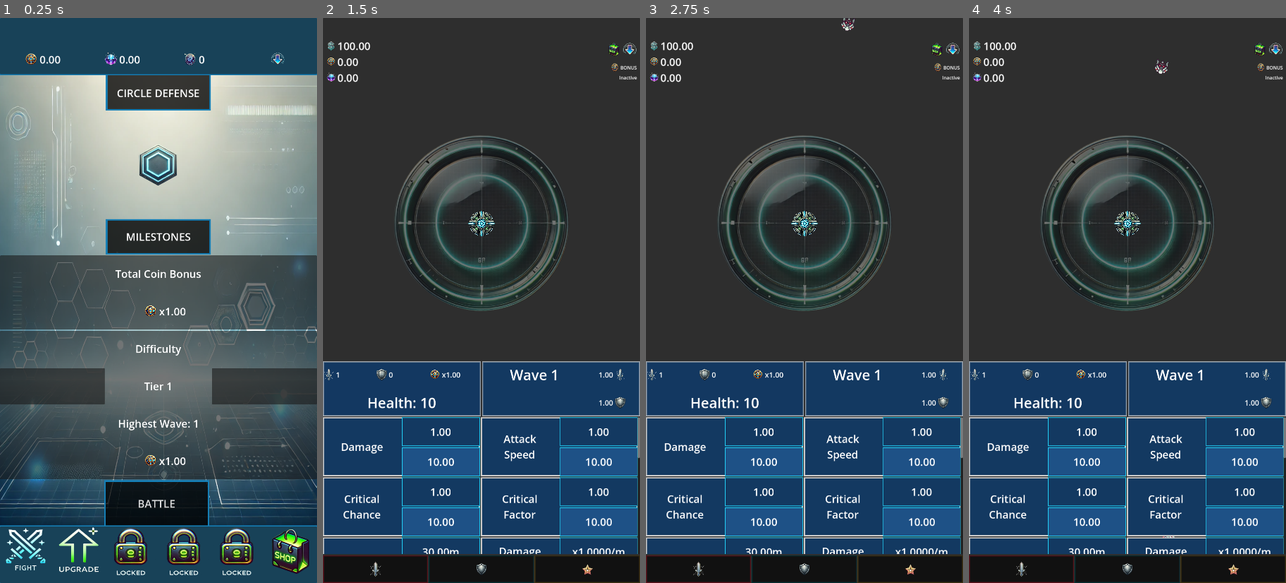
Above: before the commit, frames 1-4 (left to right).
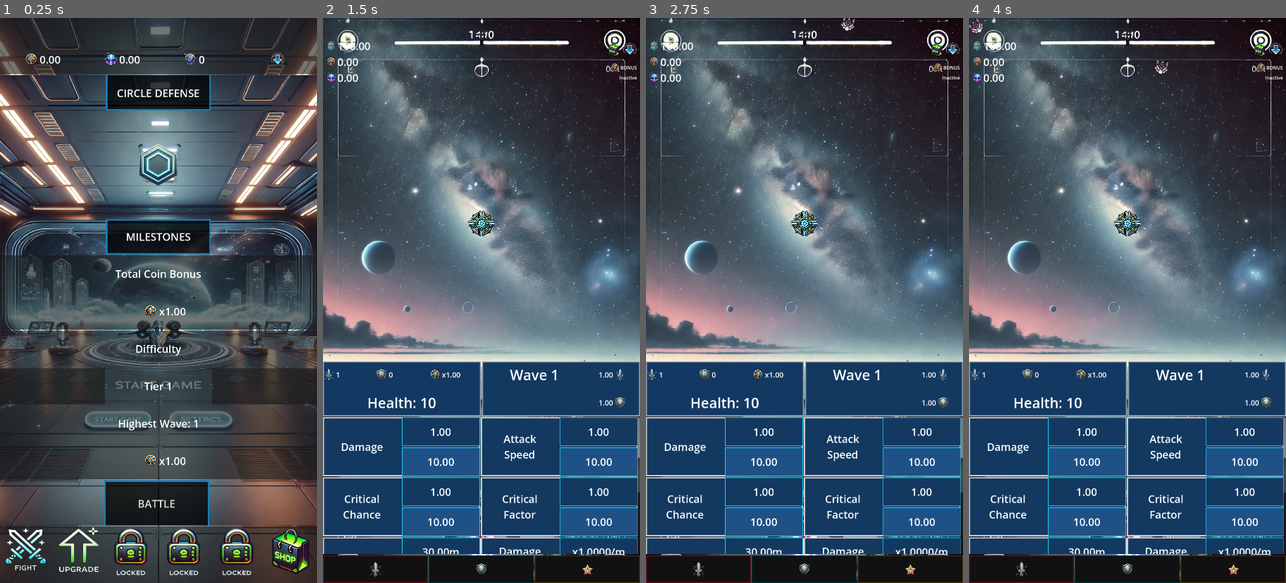
Above: after the commit, the same moments.

Repository: ascyrax/circle-defence
Game: Godot game, scene res://main.tscn
Same seed, same stepped clock (60 frames per second), same inputs: the game is played once before the commit and once after it.
Inputs (mouse positions are in pixels of both pictures, inside the frame that each line leads up to):
- Up to frame 1 (0.25 s): no input
- Up to frame 2 (1.5 s): click "BATTLE" at 0.5 s; tap Enter at 1.25 s; move the mouse to (551, 272) at 1.27 s; click (551, 272) at 1.42 s
- Up to frame 3 (2.75 s): tap Space at 2 s; move the mouse to (741, 328) at 2.02 s; click (741, 328) at 2.17 s
- Up to frame 4 (4 s): move the mouse to (1159, 176) at 2.77 s; click (1159, 176) at 2.92 s; move the mouse to (1111, 413) at 3.52 s; click (1111, 413) at 3.67 s

The runs differ from the first frame. In frame 1, 71% of the frame differs, in the area x 0-100%, y 0-100%; in frame 2, 44%; in frame 3, 44%; in frame 4, 44%.

Commit message:
refactor + art change + game_over scene

Diff:
--- a/attack_upgrades.gd
+++ b/attack_upgrades.gd
@@ -46,7 +46,7 @@
 	if(event is InputEventScreenTouch):
 		if(event.pressed):
 			if(GlobalData.get_cash_value() >= GlobalData.get_damage_upgrade_cost()):
-				GlobalData.update_damage(0.5)
+				GlobalData.update_damage(0.25)
 				GlobalData.update_cash_value(-GlobalData.get_damage_upgrade_cost())
 				GlobalData.update_damage_upgrade_cost(10.0)
 	#if(event is InputEventMouseButton or event is InputEventScreenTouch):
--- a/gamePlay.gd
+++ b/gamePlay.gd
@@ -1,19 +1,20 @@
 extends Control
 
 var _mainScene = load("res://main.tscn") as PackedScene
-var enemyScene = load("res://enemy.tscn") as PackedScene
-var shooterScene = load("res://shooter.tscn") as PackedScene
-var attackUpgradeScene = load("res://attack_upgrades.tscn") as PackedScene
-var defenseUpgradeScene = load("res://defense_upgrades.tscn") as PackedScene
-var utilityUpgradeScene = load("res://utility_upgrades.tscn") as PackedScene
-var enemySpawnInterval: float = GlobalData.get_enemy_spawn_interval()
-var shooterGlobalPosition
-var shooterSpriteSize = Vector2(0.0, 0.0)
+var _enemyScene = load("res://enemy.tscn") as PackedScene
+var _shooterScene = load("res://shooter.tscn") as PackedScene
+var _attackUpgradeScene = load("res://attack_upgrades.tscn") as PackedScene
+var _defenseUpgradeScene = load("res://defense_upgrades.tscn") as PackedScene
+var _utilityUpgradeScene = load("res://utility_upgrades.tscn") as PackedScene
+var _gameOverScene = load("res://game_over.tscn") as PackedScene
+var _enemySpawnInterval: float = GlobalData.get_enemy_spawn_interval()
+var _shooterGlobalPosition
+var _shooterSpriteSize = Vector2(0.0, 0.0)
 #var _temp = _update_shooter_data()
 #var _temp2 = _update_resources()
 #var _temp3 = _update_wave_data()
 #var _waveNumber:int = 1
-var enemySpawnTimer : Timer
+var _enemySpawnTimer : Timer
 
 
 func _ready() -> void:
@@ -38,22 +39,22 @@
 	GlobalData.wave_enemies_killed.connect(_resume_enemy_spawn)
 	GlobalData.wave_changed.connect(_update_wave_data)
 
-	GlobalData.game_over.connect(_load_main_scene, 0.0)
+	GlobalData.game_over.connect(_load_game_over_scene, 0.0)
 
 func _process(delta: float) -> void:
 	pass
 
 func _pause_enemy_spawn(val: int):
-	enemySpawnTimer.stop()
+	_enemySpawnTimer.stop()
 	GlobalData.set_wave_enemies_spawned(0)
 
 func _resume_enemy_spawn(val:int):
-	enemySpawnTimer.start()
+	_enemySpawnTimer.start()
 	GlobalData.update_wave_number(+1)
 	GlobalData.set_wave_enemies_killed(0)
 
-func _load_main_scene(value: float):
-	get_tree().change_scene_to_packed(_mainScene)
+func _load_game_over_scene(value: float):
+	get_tree().change_scene_to_packed(_gameOverScene)
 
 func _update_shooter_data(value: float):
 	var _health = GlobalData.get_health()
@@ -86,21 +87,21 @@
 
 
 func _spawn_shooter():
-	var shooterInstance = shooterScene.instantiate() as Node2D
+	var shooterInstance = _shooterScene.instantiate() as Node2D
 	var shooterContainer = $"Panel/VBoxContainer/GamePlayNode" as Control
 	shooterContainer.add_child(shooterInstance)
 	var shooter = $"Panel/VBoxContainer/GamePlayNode/Shooter" as Node2D
 	var width = shooterContainer.size[0]
 	var height = shooterContainer.size[1]
 	shooter.position = Vector2(width/2.0,height/2.0)
-	shooterGlobalPosition = shooter.global_position
+	_shooterGlobalPosition = shooter.global_position
 
 	# adjust shooter sprite size
 	var shooterSprite = $"Panel/VBoxContainer/GamePlayNode/Shooter/Shooter/Sprite2D" as Sprite2D
 	# shooterSprite has a width = height = around 500px
 	# we want it to be 100px wide
 	shooterSprite.scale = Vector2(0.2, 0.2)
-	shooterSpriteSize = shooterSprite.texture.get_size() * shooterSprite.scale
+	_shooterSpriteSize = shooterSprite.texture.get_size() * shooterSprite.scale
 
 func _set_shooter_range_scale():
 	var shooterRange = $"Panel/VBoxContainer/GamePlayNode/Shooter/Range/CollisionShape2D".shape as CircleShape2D
@@ -110,16 +111,16 @@
 	rangeSprite.scale = Vector2(correctScaleX, correctScaleY)
 
 func spawn_enemies():
-	enemySpawnTimer = Timer.new()
-	add_child(enemySpawnTimer)
-	enemySpawnTimer.wait_time = enemySpawnInterval
-	enemySpawnTimer.one_shot= false
-	enemySpawnTimer.connect("timeout", _spawn_enemy)
-	enemySpawnTimer.start()
+	_enemySpawnTimer = Timer.new()
+	add_child(_enemySpawnTimer)
+	_enemySpawnTimer.wait_time = _enemySpawnInterval
+	_enemySpawnTimer.one_shot= false
+	_enemySpawnTimer.connect("timeout", _spawn_enemy)
+	_enemySpawnTimer.start()
 
 func _spawn_enemy():
 	GlobalData.update_wave_enemies_spawned(+1.0)
-	var newEnemy = enemyScene.instantiate() as Node2D
+	var newEnemy = _enemyScene.instantiate() as Node2D
 
 	var enemyContainer = $"Panel/VBoxContainer/EnemySpawner" as Node2D
 	enemyContainer.add_child(newEnemy)
@@ -147,9 +148,9 @@
 
 	 # Set the direction toward the centreShooterSprite2D
 	if newEnemy.has_method("set_direction"):
-		var direction = (shooterGlobalPosition - newEnemy.position).normalized()
-		newEnemy.set_direction(direction, shooterGlobalPosition)
-		newEnemy.set_collision_from_shooter(shooterSpriteSize)
+		var direction = (_shooterGlobalPosition - newEnemy.position).normalized()
+		newEnemy.set_direction(direction, _shooterGlobalPosition)
+		newEnemy.set_collision_from_shooter(_shooterSpriteSize)
 		newEnemy.set_enemy_rotation()
 
 func _update_resources():
@@ -170,19 +171,19 @@
 	gemValue.text = str("%.2f" % value)
 
 func _render_attack_upgrades():
-	var attackUpgradeInstance = attackUpgradeScene.instantiate() as Control
+	var attackUpgradeInstance = _attackUpgradeScene.instantiate() as Control
 	var upgradesContainer = $"Panel/VBoxContainer/Upgrades" as Control
 	upgradesContainer.add_child(attackUpgradeInstance)
 	attackUpgradeInstance.set_anchors_preset(Control.PRESET_VCENTER_WIDE)
 
 func _render_defense_upgrades():
-	var defenseUpgradeInstance = defenseUpgradeScene.instantiate() as Control
+	var defenseUpgradeInstance = _defenseUpgradeScene.instantiate() as Control
 	var upgradesContainer = $"Panel/VBoxContainer/Upgrades" as Control
 	upgradesContainer.add_child(defenseUpgradeInstance)
 	defenseUpgradeInstance.set_anchors_preset(Control.PRESET_VCENTER_WIDE)
 
 func _render_utility_upgrades():
-	var utilityUpgradeInstance = utilityUpgradeScene.instantiate() as Control
+	var utilityUpgradeInstance = _utilityUpgradeScene.instantiate() as Control
 	var upgradesContainer = $"Panel/VBoxContainer/Upgrades" as Control
 	upgradesContainer.add_child(utilityUpgradeInstance)
 	utilityUpgradeInstance.set_anchors_preset(Control.PRESET_VCENTER_WIDE)
--- a/gamePlay.tscn
+++ b/gamePlay.tscn
@@ -1,6 +1,7 @@
-[gd_scene load_steps=16 format=3 uid="uid://ge7iiw6belxm"]
+[gd_scene load_steps=18 format=3 uid="uid://ge7iiw6belxm"]
 
 [ext_resource type="Script" path="res://gamePlay.gd" id="1_v3qar"]
+[ext_resource type="Texture2D" uid="uid://dyqekmlg5bm0c" path="res://art/gamePlayPage/gamePlay2.webp" id="2_3ka0p"]
 [ext_resource type="Texture2D" uid="uid://bf3bmtbitcmnt" path="res://art/dollarNoBg.png" id="2_6lctv"]
 [ext_resource type="Texture2D" uid="uid://cd5bmn2s013cr" path="res://art/coinNoBg.png" id="3_fiwqa"]
 [ext_resource type="Texture2D" uid="uid://ddtkfpdvmx0q" path="res://art/gemNoBg.png" id="4_lo21e"]
@@ -11,6 +12,9 @@
 [ext_resource type="AudioStream" uid="uid://8n6oh3ovg2th" path="res://music/abyss.mp3" id="10_q5q26"]
 [ext_resource type="Texture2D" uid="uid://dntv0ifkwehxi" path="res://art/menuIcons/specialNoBg.png" id="11_m7p7c"]
 
+[sub_resource type="StyleBoxTexture" id="StyleBoxTexture_r8b21"]
+texture = ExtResource("2_3ka0p")
+
 [sub_resource type="StyleBoxFlat" id="StyleBoxFlat_f4xab"]
 bg_color = Color(0.0749501, 0.221667, 0.379421, 1)
 border_width_left = 5
@@ -70,6 +74,7 @@
 anchor_bottom = 1.0
 grow_horizontal = 2
 grow_vertical = 2
+theme_override_styles/panel = SubResource("StyleBoxTexture_r8b21")
 
 [node name="VBoxContainer" type="VBoxContainer" parent="Panel"]
 layout_mode = 1
--- /dev/null
+++ b/game_over.tscn
@@ -0,0 +1,237 @@
+[gd_scene load_steps=4 format=3 uid="uid://kp11noae6q73"]
+
+[ext_resource type="Texture2D" uid="uid://bf3bmtbitcmnt" path="res://art/dollarNoBg.png" id="1_ogoo6"]
+[ext_resource type="Texture2D" uid="uid://cd5bmn2s013cr" path="res://art/coinNoBg.png" id="2_2acl3"]
+
+[sub_resource type="StyleBoxTexture" id="StyleBoxTexture_ni32s"]
+
+[node name="GameOver" type="Control"]
+layout_mode = 3
+anchors_preset = 15
+anchor_right = 1.0
+anchor_bottom = 1.0
+grow_horizontal = 2
+grow_vertical = 2
+
+[node name="VBoxContainer" type="VBoxContainer" parent="."]
+z_index = 1
+layout_mode = 1
+anchors_preset = 15
+anchor_right = 1.0
+anchor_bottom = 1.0
+grow_horizontal = 2
+grow_vertical = 2
+
+[node name="GameStats" type="Label" parent="VBoxContainer"]
+layout_mode = 2
+size_flags_vertical = 3
+theme_override_font_sizes/font_size = 80
+text = "Game Stats
+"
+horizontal_alignment = 1
+vertical_alignment = 1
+
+[node name="Difficulty" type="Label" parent="VBoxContainer"]
+layout_mode = 2
+size_flags_vertical = 3
+theme_override_font_sizes/font_size = 64
+text = "Tier 1"
+horizontal_alignment = 1
+vertical_alignment = 1
+
+[node name="Wave" type="Label" parent="VBoxContainer"]
+layout_mode = 2
+size_flags_vertical = 3
+theme_override_font_sizes/font_size = 60
+text = "Wave 1"
+horizontal_alignment = 1
+vertical_alignment = 1
+
+[node name="HighestWave" type="Label" parent="VBoxContainer"]
+layout_mode = 2
+size_flags_vertical = 3
+theme_override_font_sizes/font_size = 60
+text = "Highest Wave: 3"
+horizontal_alignment = 1
+vertical_alignment = 1
+
+[node name="HBoxContainer" type="HBoxContainer" parent="VBoxContainer"]
+layout_mode = 2
+size_flags_vertical = 3
+
+[node name="VBoxContainer" type="VBoxContainer" parent="VBoxContainer/HBoxContainer"]
+layout_mode = 2
+size_flags_horizontal = 3
+
+[node name="Label" type="Label" parent="VBoxContainer/HBoxContainer/VBoxContainer"]
+layout_mode = 2
+size_flags_vertical = 3
+theme_override_font_sizes/font_size = 48
+text = "cash
+Earned"
+horizontal_alignment = 1
+vertical_alignment = 1
+
+[node name="Cash" type="HBoxContainer" parent="VBoxContainer/HBoxContainer/VBoxContainer"]
+layout_mode = 2
+size_flags_vertical = 3
+
+[node name="CashIcon" type="TextureRect" parent="VBoxContainer/HBoxContainer/VBoxContainer/Cash"]
+custom_minimum_size = Vector2(100, 100)
+layout_mode = 2
+size_flags_horizontal = 10
+size_flags_vertical = 4
+texture = ExtResource("1_ogoo6")
+expand_mode = 1
+
+[node name="CashValue" type="Label" parent="VBoxContainer/HBoxContainer/VBoxContainer/Cash"]
+layout_mode = 2
+size_flags_horizontal = 3
+size_flags_vertical = 1
+theme_override_font_sizes/font_size = 60
+text = "80"
+horizontal_alignment = 1
+vertical_alignment = 1
+
+[node name="VBoxContainer4" type="VBoxContainer" parent="VBoxContainer/HBoxContainer"]
+layout_mode = 2
+
+[node name="Label" type="Label" parent="VBoxContainer/HBoxContainer/VBoxContainer4"]
+layout_mode = 2
+size_flags_vertical = 3
+
+[node name="Equals" type="Label" parent="VBoxContainer/HBoxContainer/VBoxContainer4"]
+layout_mode = 2
+size_flags_horizontal = 3
+size_flags_vertical = 3
+theme_override_font_sizes/font_size = 64
+text = "="
+horizontal_alignment = 1
+vertical_alignment = 1
+
+[node name="VBoxContainer2" type="VBoxContainer" parent="VBoxContainer/HBoxContainer"]
+layout_mode = 2
+size_flags_horizontal = 3
+
+[node name="Label" type="Label" parent="VBoxContainer/HBoxContainer/VBoxContainer2"]
+layout_mode = 2
+size_flags_vertical = 3
+theme_override_font_sizes/font_size = 48
+text = "Coins
+Earned"
+horizontal_alignment = 1
+vertical_alignment = 1
+
+[node name="Coin" type="HBoxContainer" parent="VBoxContainer/HBoxContainer/VBoxContainer2"]
+layout_mode = 2
+size_flags_vertical = 3
+
+[node name="CoinIcon" type="TextureRect" parent="VBoxContainer/HBoxContainer/VBoxContainer2/Coin"]
+custom_minimum_size = Vector2(100, 100)
+layout_mode = 2
+size_flags_horizontal = 10
+size_flags_vertical = 4
+texture = ExtResource("2_2acl3")
+expand_mode = 1
+
+[node name="CoinValue" type="Label" parent="VBoxContainer/HBoxContainer/VBoxContainer2/Coin"]
+layout_mode = 2
+size_flags_horizontal = 3
+size_flags_vertical = 1
+theme_override_font_sizes/font_size = 60
+text = "0
+"
+horizontal_alignment = 1
+vertical_alignment = 1
+
+[node name="VBoxContainer5" type="VBoxContainer" parent="VBoxContainer/HBoxContainer"]
+layout_mode = 2
+
+[node name="Label" type="Label" parent="VBoxContainer/HBoxContainer/VBoxContainer5"]
+layout_mode = 2
+size_flags_vertical = 3
+
+[node name="Implies" type="Label" parent="VBoxContainer/HBoxContainer/VBoxContainer5"]
+layout_mode = 2
+size_flags_horizontal = 3
+size_flags_vertical = 3
+theme_override_font_sizes/font_size = 64
+text = "= >"
+horizontal_alignment = 1
+vertical_alignment = 1
+
+[node name="VBoxContainer3" type="VBoxContainer" parent="VBoxContainer/HBoxContainer"]
+layout_mode = 2
+size_flags_horizontal = 3
+
+[node name="Label" type="Label" parent="VBoxContainer/HBoxContainer/VBoxContainer3"]
+layout_mode = 2
+size_flags_vertical = 3
+theme_override_font_sizes/font_size = 48
+text = "Total
+Coins"
+horizontal_alignment = 1
+vertical_alignment = 1
+
+[node name="Coin" type="HBoxContainer" parent="VBoxContainer/HBoxContainer/VBoxContainer3"]
+layout_mode = 2
+size_flags_vertical = 3
+
+[node name="CoinIcon" type="TextureRect" parent="VBoxContainer/HBoxContainer/VBoxContainer3/Coin"]
+custom_minimum_size = Vector2(100, 100)
+layout_mode = 2
+size_flags_horizontal = 10
+size_flags_vertical = 4
+texture = ExtResource("2_2acl3")
+expand_mode = 1
+
+[node name="CoinValue" type="Label" parent="VBoxContainer/HBoxContainer/VBoxContainer3/Coin"]
+layout_mode = 2
+size_flags_horizontal = 3
+size_flags_vertical = 1
+theme_override_font_sizes/font_size = 60
+text = "0
+"
+horizontal_alignment = 1
+vertical_alignment = 1
+
+[node name="NavButtons" type="HBoxContainer" parent="VBoxContainer"]
+layout_mode = 2
+size_flags_vertical = 3
+
+[node name="MarginContainer" type="MarginContainer" parent="VBoxContainer/NavButtons"]
+layout_mode = 2
+size_flags_horizontal = 3
+theme_override_constants/margin_left = 75
+theme_override_constants/margin_top = 75
+theme_override_constants/margin_right = 75
+theme_override_constants/margin_bottom = 57
+
+[node name="Home" type="Button" parent="VBoxContainer/NavButtons/MarginContainer"]
+layout_mode = 2
+size_flags_horizontal = 3
+theme_override_font_sizes/font_size = 64
+text = "HOME"
+
+[node name="MarginContainer2" type="MarginContainer" parent="VBoxContainer/NavButtons"]
+layout_mode = 2
+size_flags_horizontal = 3
+theme_override_constants/margin_left = 75
+theme_override_constants/margin_top = 75
+theme_override_constants/margin_right = 75
+theme_override_constants/margin_bottom = 57
+
+[node name="Retry" type="Button" parent="VBoxContainer/NavButtons/MarginContainer2"]
+layout_mode = 2
+size_flags_horizontal = 3
+theme_override_font_sizes/font_size = 64
+text = "RETRY"
+
+[node name="Panel" type="Panel" parent="."]
+layout_mode = 1
+anchors_preset = 15
+anchor_right = 1.0
+anchor_bottom = 1.0
+grow_horizontal = 2
+grow_vertical = 2
+theme_override_styles/panel = SubResource("StyleBoxTexture_ni32s")
--- a/global_data.gd
+++ b/global_data.gd
@@ -5,7 +5,7 @@
 const _INITIAL_DAMAGE  = 1.0 # during wave 1 start
 const _INITIAL_ATTACK_SPEED  = 1.0 # during wave 1 start
 const _INITIAL_HEALTH_REGENERATION  = 0.0 # during wave 1 start
-const _BASE_ENEMY_SPAWN_PER_WAVE = 1.0
+const _BASE_ENEMY_SPAWN_PER_WAVE = 10.0
 
 var _waveNumber = 1
 var _totalEnemySpawnsPerWave = _BASE_ENEMY_SPAWN_PER_WAVE
--- a/main.tscn
+++ b/main.tscn
@@ -3,20 +3,20 @@
 [ext_resource type="Script" path="res://main.gd" id="1_6vmq6"]
 [ext_resource type="Texture2D" uid="uid://cd5bmn2s013cr" path="res://art/coinNoBg.png" id="1_kbnls"]
 [ext_resource type="Texture2D" uid="uid://ddtkfpdvmx0q" path="res://art/gemNoBg.png" id="2_20ilc"]
+[ext_resource type="Texture2D" uid="uid://b7rftohn7j1s" path="res://art/homePage/homePage2.webp" id="2_xlq06"]
 [ext_resource type="Texture2D" uid="uid://iswymve6np52" path="res://art/galacticCoinNoBg.png" id="3_ik8ja"]
 [ext_resource type="Texture2D" uid="uid://d2wawuxpe7yre" path="res://art/dropdownNoBg.png" id="4_7hq1x"]
-[ext_resource type="Texture2D" uid="uid://bdl11wlxkjoev" path="res://art/bg3.png" id="5_n48nt"]
 [ext_resource type="Texture2D" uid="uid://b6sf3ma15pflr" path="res://art/hexagonNoBg.png" id="6_yawj3"]
 [ext_resource type="Texture2D" uid="uid://d2t3iqor2c6yo" path="res://art/fightNewNoBg.png" id="7_qu8bv"]
 [ext_resource type="Texture2D" uid="uid://cjxqajaomu8s5" path="res://art/upgradeNewNoBg.png" id="8_blge7"]
 [ext_resource type="Texture2D" uid="uid://qeb6xlpjryvt" path="res://art/lockedNoBg.png" id="8_oc7s4"]
 [ext_resource type="Texture2D" uid="uid://cji3iguujymve" path="res://art/shopNoBg.png" id="9_gbrt5"]
 
-[sub_resource type="StyleBoxFlat" id="StyleBoxFlat_xxojf"]
-bg_color = Color(0.0823529, 0.494118, 0.709804, 1)
+[sub_resource type="StyleBoxTexture" id="StyleBoxTexture_yt2ac"]
+texture = ExtResource("2_xlq06")
 
 [sub_resource type="StyleBoxTexture" id="StyleBoxTexture_jtxea"]
-texture = ExtResource("5_n48nt")
+texture = ExtResource("2_xlq06")
 
 [sub_resource type="StyleBoxFlat" id="StyleBoxFlat_jygg2"]
 content_margin_left = 10.0
@@ -66,7 +66,7 @@
 anchor_bottom = 1.0
 grow_horizontal = 2
 grow_vertical = 2
-theme_override_styles/panel = SubResource("StyleBoxFlat_xxojf")
+theme_override_styles/panel = SubResource("StyleBoxTexture_yt2ac")
 
 [node name="HomeScreen" type="VBoxContainer" parent="Panel"]
 layout_mode = 1
Binary file added: art/gameOver/gameOver1.webp
Not shown, added: art/gameOver/gameOver1.webp.import
Binary file added: art/gameOver/gameOverPortrait.webp
Not shown, added: art/gameOver/gameOverPortrait.webp.import
Binary file added: art/gamePlayPage/gamePlay.webp
Not shown, added: art/gamePlayPage/gamePlay.webp.import
Binary file added: art/gamePlayPage/gamePlay2.webp
Not shown, added: art/gamePlayPage/gamePlay2.webp.import
Binary file added: art/homePage/homePage1.webp
Not shown, added: art/homePage/homePage1.webp.import
Binary file added: art/homePage/homePage2.webp
Not shown, added: art/homePage/homePage2.webp.import
(and 1 more such lines)
